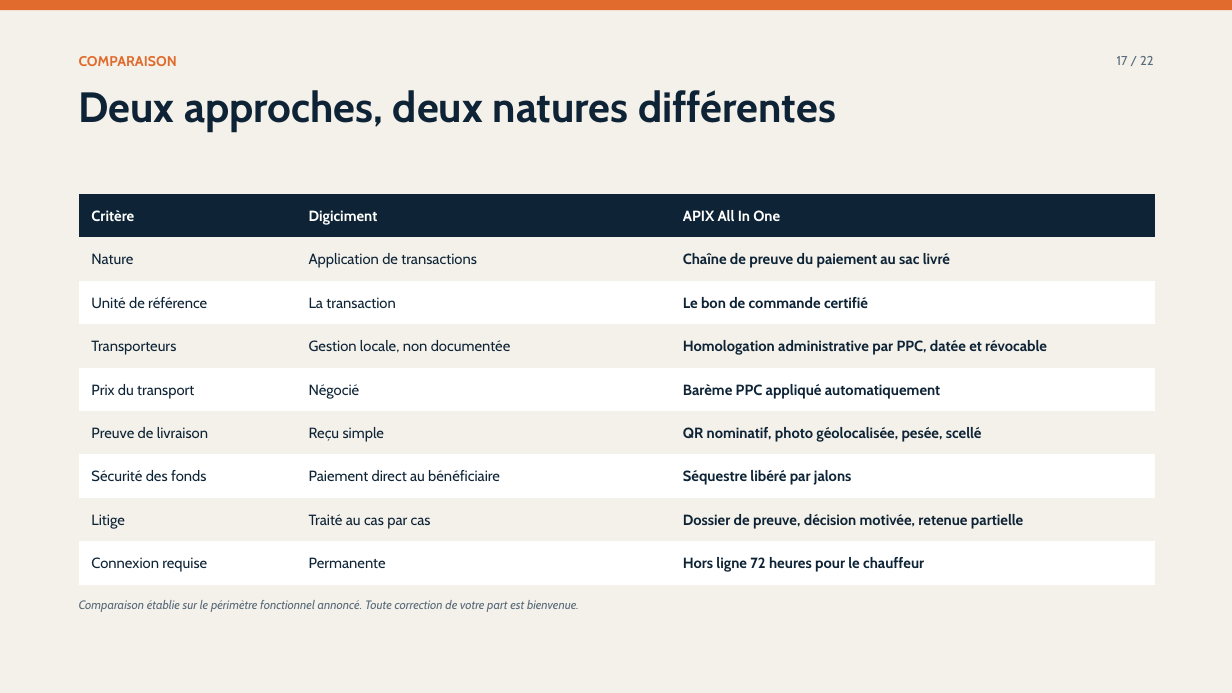
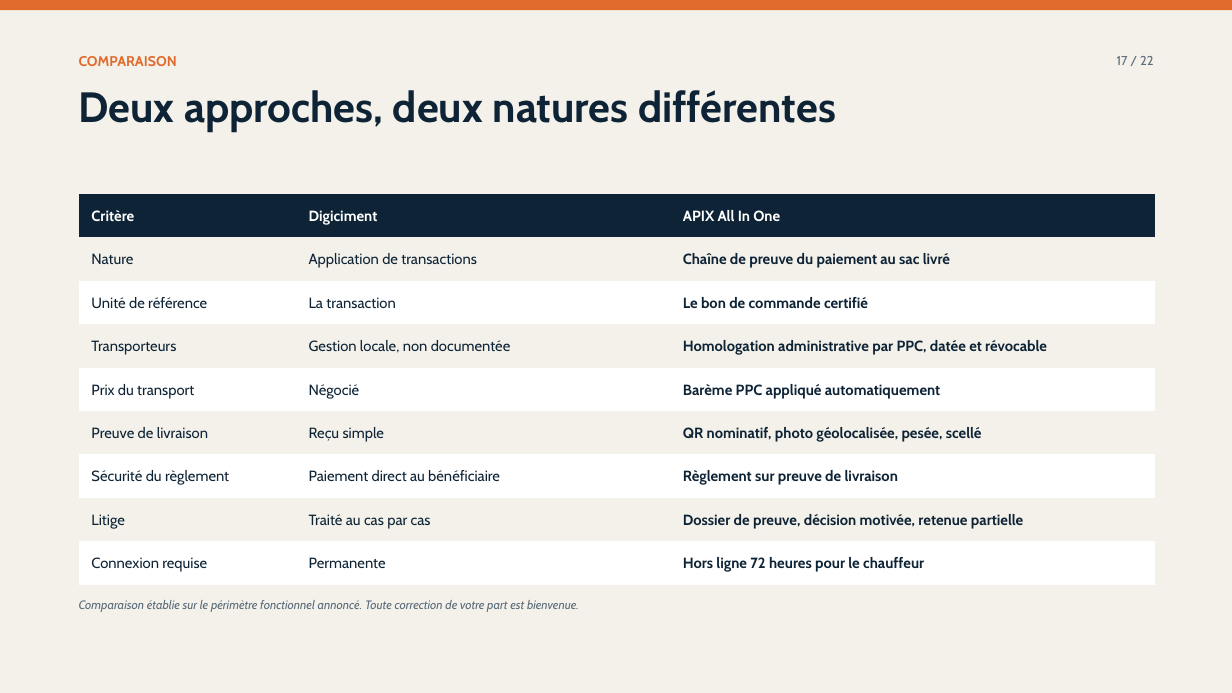
Before and after one commit to dilevembamu12/fbb-ppc-apix, a slide deck: slide 17 of dist/pptx/APIX-All-In-One-Presentation-PPC.pptx. Drawn at 1232x693 pixels with LibreOffice and Linux fonts; fonts in the diff are those of the drawing. Boxes give left, top, right and bottom in pixels: in the first picture for what was removed or moved away, otherwise in the second. Text is boxed around its words. In the diff, an @@ line names an element or a change of style, - is before the commit and + after.

```diff
--- a/dist/pptx/APIX-All-In-One-Presentation-PPC.pptx
+++ b/dist/pptx/APIX-All-In-One-Presentation-PPC.pptx
@@ table at [79, 194, 1155, 585] @@
-row 7, column 1: Sécurité des fonds
+row 7, column 1: Sécurité du règlement
-row 7, column 3: Séquestre libéré par jalons
+row 7, column 3: Règlement sur preuve de livraison
```
Also in this commit, not shown: 3 other slides changed, 23 other files.
